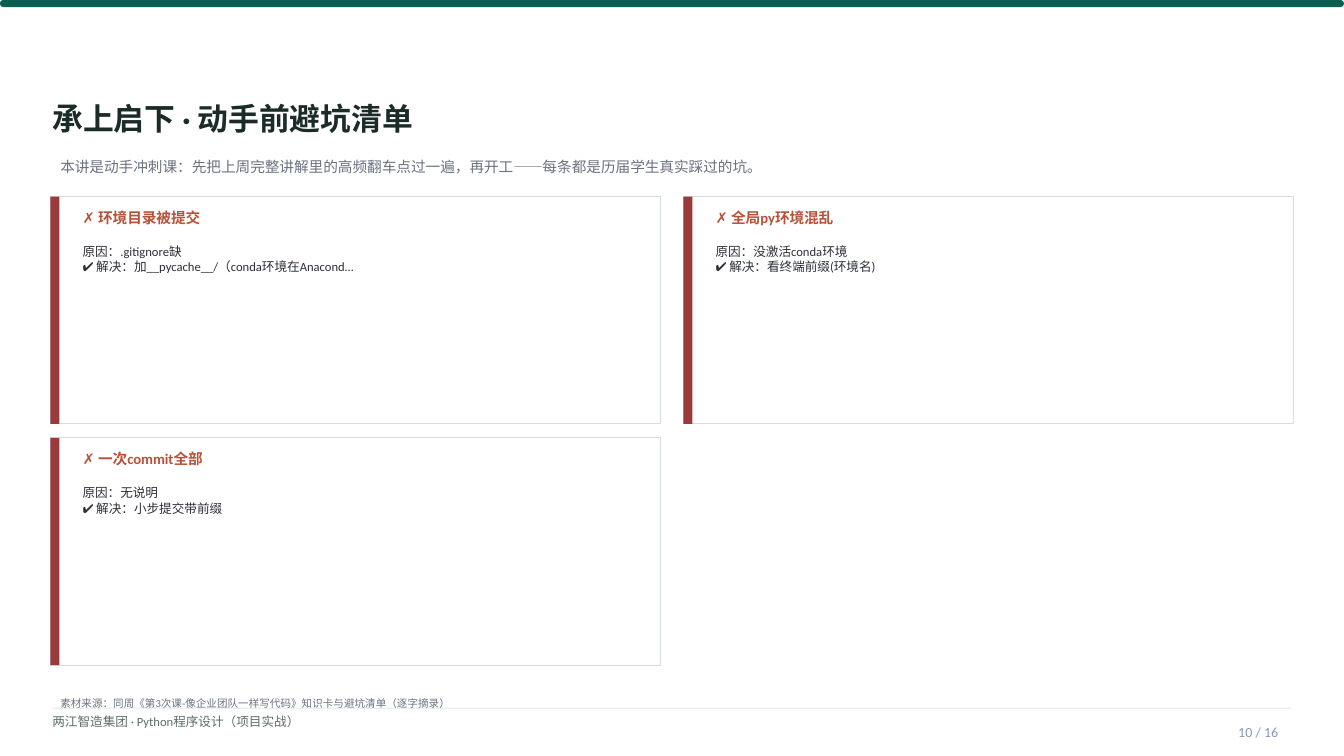
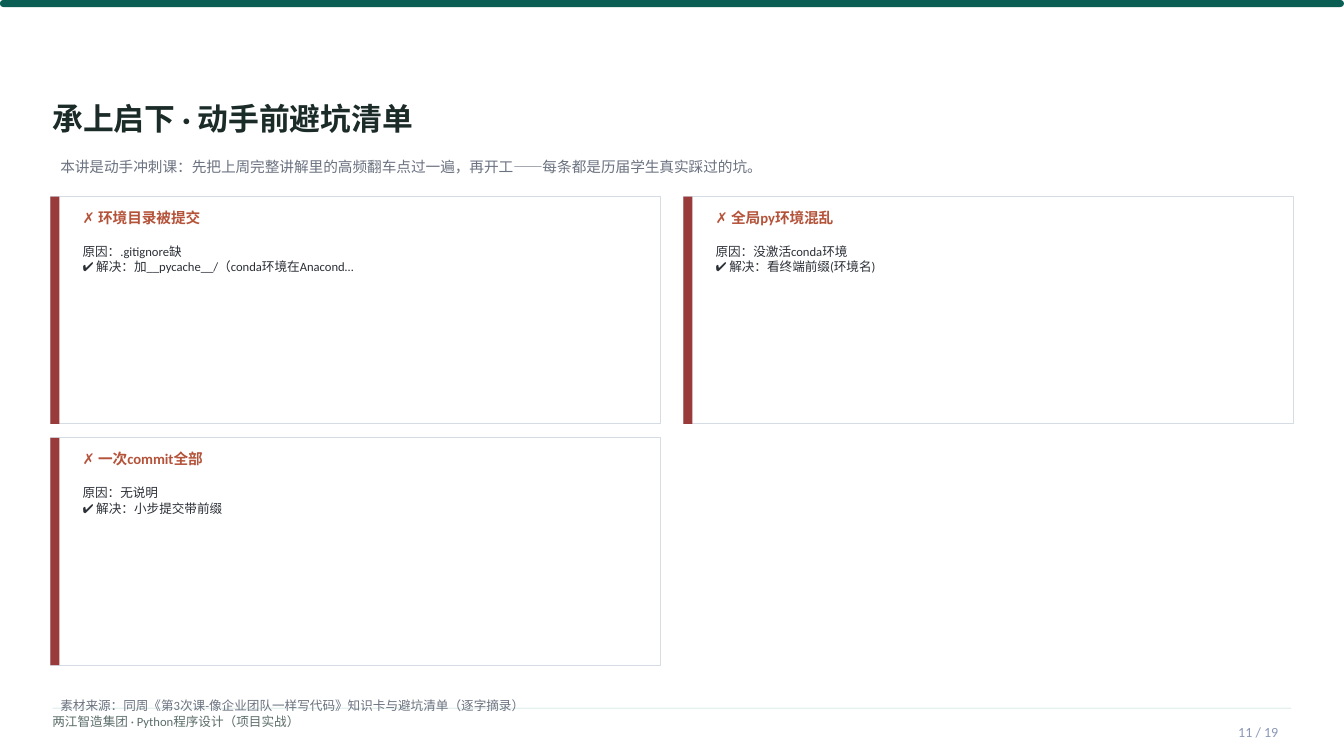
Before and after one commit to tianqiongenze/ai-course-teaching-resources, a slide deck: slide 11 of 03-Python程序设计-项目实战/V2授课PPT/W02-第4次课-交付你的第一个工程模板.pptx (slide 10 before the commit). Drawn at 1344x756 pixels with LibreOffice and Linux fonts; fonts in the diff are those of the drawing. Boxes give left, top, right and bottom in pixels: in the first picture for what was removed or moved away, otherwise in the second. Text is boxed around its words. In the diff, an @@ line names an element or a change of style, - is before the commit and + after.

Commit message:
feat(101): 100号报告P1/P2/P3优化方案全量执行
- P1-1: 32个精简deck注入知识速览卡+下次课预告(+64页, 逐字摘自同周完整deck)
- P1-2: 01课8个deck补重难点导航(+16页)
- P1-3: 9个高负荷页拆分(动态切点v2, 档位完整性断言0异常)
- P2: 正文<9pt升9pt(663 run, 0回退) + 冗余后缀裁剪
- P3: gate101五道门禁上线(语法/重症溢出/高负荷/乱码/check99), 终态全绿

```diff
--- a/03-Python程序设计-项目实战/V2授课PPT/W02-第4次课-交付你的第一个工程模板.pptx
+++ b/03-Python程序设计-项目实战/V2授课PPT/W02-第4次课-交付你的第一个工程模板.pptx
@@ text "素材来源：同周《第3次课-像企业团队一样写代码》知识卡与避坑清单（逐字摘录）" at bbox=[60, 699, 524, 711]: size 7.5 to 9 pt @@
@@ text at bbox=[1238, 728, 1278, 737]: text changed @@
-10 / 16
+11 / 19
```
Also in this commit, not shown: 10 other slides changed, 3 slides added, 48 other files.
